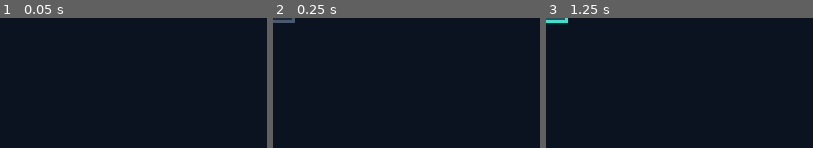
Above: before the commit, frames 1-3 (left to right).
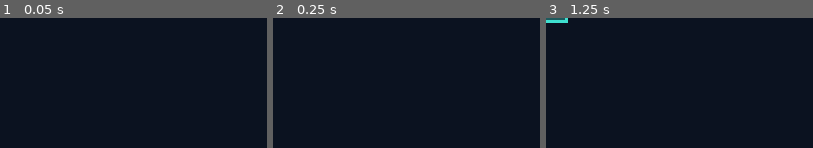
Above: after the commit, the same moments.

Repository: EthanZmr/SEAMLESS
Game: Godot game, scene res://tests/test_level_entries.tscn
Two runs of this game, one before a commit and one after it. Both use one fixed random seed, a clock stepped at 60 frames per second and the inputs below. This scene is started directly instead of the project's main scene.
Inputs (mouse positions are in pixels of both pictures, inside the frame that each line leads up to):
- Up to frame 1 (0.05 s): no input
- Up to frame 2 (0.25 s): no input
- Up to frame 3 (1.25 s): tap Enter at 0.5 s; move the mouse to (outside the picture) at 0.52 s; hold D (move_right) from 0.53 s (still down); hold E (interact) from 0.53 s (still down); click (outside the picture) at 0.67 s; tap Space (jump) at 0.77 s; tap L (switch) at 0.8 s

Frame 1 is identical in both runs. In frame 2, 0.3% of the frame differs, in the area x 0-9%, y 0-4%; in frame 3, nothing differs.

Commit message:
feat(level): 关卡出生点；未激活升降梯停在远端盖住井口
Co-Authored-By: Claude Opus 5.5 <noreply@anthropic.com>

Diff:
--- a/05_游戏工程/scripts/level/authoring/level_authoring.gd
+++ b/05_游戏工程/scripts/level/authoring/level_authoring.gd
@@ -11,6 +11,9 @@
 @export var east_shift := 0.0
 ## 对应 meta.bounds（left/top/right/bottom），相机限位用。
 @export var bounds := Rect2()
+## 玩家出生点（世界坐标，JSON meta.spawn）；没有时沿用 main.tscn 里玩家的位置。
+@export var has_spawn := false
+@export var spawn := Vector2.ZERO
 
 
 func _process(_delta: float) -> void:
@@ -21,3 +24,5 @@
 func _draw() -> void:
 	if Engine.is_editor_hint():
 		draw_rect(bounds, Color(1, 0.6, 0.1, 0.8), false, 2.0)
+		if has_spawn:
+			draw_circle(spawn, 12.0, Color(0.25, 1.0, 0.85, 0.8))
--- a/05_游戏工程/scripts/level/authoring/level_exporter.gd
+++ b/05_游戏工程/scripts/level/authoring/level_exporter.gd
@@ -57,6 +57,9 @@
 	var top := float(bounds.get("top", 0.0))
 	root.bounds = Rect2(left, top,
 		float(bounds.get("right", left)) - left, float(bounds.get("bottom", top)) - top)
+	if meta.has("spawn"):
+		root.has_spawn = true
+		root.spawn = _vec(meta["spawn"])
 	var shift := Vector2(root.east_shift, 0.0)
 
 	for cat in CATEGORIES:
@@ -136,6 +139,9 @@
 			},
 		},
 	}
+	if root.get("has_spawn"):
+		var sp: Vector2 = root.get("spawn")
+		data["meta"]["spawn"] = [_num(sp.x), _num(sp.y)]
 	var known := {}
 	for cat in CATEGORIES:
 		known[cat[0]] = cat[1]
--- a/05_游戏工程/scripts/level/level.gd
+++ b/05_游戏工程/scripts/level/level.gd
@@ -41,6 +41,9 @@
 func _ready() -> void:
 	_load_data()
 	player = get_parent().get_node_or_null("Player") as Player
+	var meta: Dictionary = data.get("meta", {})
+	if meta.has("spawn") and player:
+		player.global_position = _vec_of(meta["spawn"])
 	_build_background()
 	_build_geometry()
 	_spawn_enemies()
@@ -84,6 +87,11 @@
 	LEVEL_TOP = float(bounds.get("top", LEVEL_TOP))
 	LEVEL_BOTTOM = float(bounds.get("bottom", LEVEL_BOTTOM))
 	return true
+
+
+func _vec_of(a: Variant) -> Vector2:
+	var arr: Array = a
+	return Vector2(float(arr[0]), float(arr[1]))
 
 
 func _entries(key: String) -> Array:
@@ -161,6 +169,8 @@
 	for entry in _entries("labels"):
 		var text := String(entry.get("text", ""))
 		var pos := _pos_of(entry)
+		if entry.get("kind", "hint") == "gap_marker":
+			continue  # 测试用的缺口标记（tests/test_rain_hub），游戏里不显示
 		if entry.get("kind", "hint") == "zone":
 			_add_zone_label(text, pos)
 		else:
--- a/05_游戏工程/scripts/level/lift.gd
+++ b/05_游戏工程/scripts/level/lift.gd
@@ -2,6 +2,7 @@
 extends AnimatableBody2D
 ## 升降梯捷径（01_GDD/10 §3）：在 stop_a 端按交互激活一次（存进剧情标记），
 ## 之后站上去 0.3 秒驶向另一端；人在某一端而平台不在那里时，平台驶来。
+## 未激活时平台停在 stop_b：把远端井口盖住，玩家不能从远端掉进来绕过路线。
 
 const PLATFORM := Vector2(96, 16)
 const RIDE_DELAY := 0.3
@@ -23,8 +24,8 @@
 
 func _ready() -> void:
 	sync_to_physics = false
-	position = stop_a
 	active = GameState.has_flag(_flag())
+	position = stop_a if active else stop_b
 	var shape := CollisionShape2D.new()
 	shape.name = "Collision"
 	var rect := RectangleShape2D.new()
@@ -80,6 +81,7 @@
 			active = true
 			GameState.set_flag(_flag())
 			GameEvents.message.emit("升降梯：通了。")
+			_go(stop_a)
 		return
 	if _moving:
 		position = position.move_toward(_target, speed * delta)
--- a/05_游戏工程/tests/test_level_authoring.gd
+++ b/05_游戏工程/tests/test_level_authoring.gd
@@ -103,7 +103,8 @@
 func _check_new_categories_roundtrip() -> void:
 	var data := {
 		"meta": {"id": "t", "display_name": "t", "east_shift": 0.0,
-			"bounds": {"left": 0.0, "right": 100.0, "top": 0.0, "bottom": 100.0}},
+			"bounds": {"left": 0.0, "right": 100.0, "top": 0.0, "bottom": 100.0},
+			"spawn": [160.0, 572.0]},
 		"enemies": [{"kind": "crawler", "pos": [10.0, 20.0], "shift": "none",
 			"pos_b": [90.0, 20.0], "surface": "ceiling", "drops": "claw"}],
 		"parts": [{"kind": "claw", "pos": [5.0, 6.0], "shift": "none"}],
@@ -125,6 +126,7 @@
 	_check(once.get("parts", [{}])[0].get("kind") == "claw", "parts 保留 kind")
 	_check(once.get("lifts", [{}])[0].get("pos_b") == [0.0, -320.0], "lifts 保留 pos_b")
 	_check(once.get("arenas", [{}])[0].get("kind") == "a1", "arenas 保留 kind")
+	_check(once["meta"].get("spawn") == [160.0, 572.0], "meta.spawn 保留")
 
 
 func _check(condition: bool, label: String) -> void:
--- a/05_游戏工程/tests/test_level_entries.gd
+++ b/05_游戏工程/tests/test_level_entries.gd
@@ -78,7 +78,7 @@
 	await get_tree().process_frame
 
 
-## 升降梯：未激活不动；激活（flag）后站上去 0.3 秒驶向另一端。
+## 升降梯：未激活时停在 stop_b 不动（开关在 stop_a 端）；激活（flag）后从 stop_a 出发，站上去 0.3 秒驶向另一端。
 func _make_lift(id: String) -> Node:
 	var scene := load("res://scenes/level/lift.tscn") as PackedScene
 	if scene == null:
@@ -97,9 +97,11 @@
 	_check(lift != null, "lift.tscn 存在")
 	if lift == null:
 		return
-	var body := _make_player(Vector2(0, -36))
+	await get_tree().physics_frame
+	_check(absf(lift.global_position.y - (-320.0)) < 0.5, "未激活的升降梯停在 stop_b（盖住远端井口）")
+	var body := _make_player(Vector2(0, -356))
 	await get_tree().create_timer(1.0).timeout
-	_check(absf(lift.global_position.y) < 0.5, "未激活的升降梯站上去不动")
+	_check(absf(lift.global_position.y - (-320.0)) < 0.5, "未激活的升降梯站上去不动")
 	lift.queue_free()
 	body.queue_free()
 	await get_tree().process_frame
